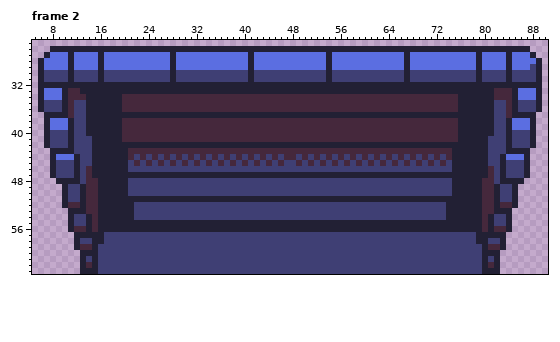
Pixel-art file, stored at assets/imgs/doorway-stairs.ase. Above: the version before the commit.
96x64 pixels, 2 frames. Shown: frame 2: x 5..90, y 25..63.
Now the later version:
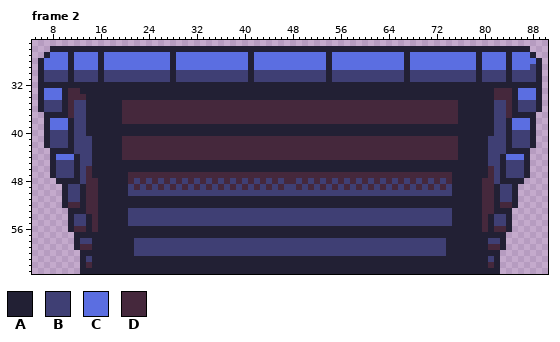
Palette (. is transparent): A #222034  B #3f3f74  C #5b6ee1  D #45283c
Difference:
--- frame 2
@@ x 5..90 @@
 33 .ACCCADDAAAAAAAAAAAAAAAAAAAAAAAAAAAAAAAAAAAAAAAAAAAAAAAAAAAAAAAAAAAAAAAAAAAAADDDACCCA.
-34 .ACCCADDDAAAAAADDDDDDDDDDDDDDDDDDDDDDDDDDDDDDDDDDDDDDDDDDDDDDDDDDDDDDDDAAAAAADDDACCCA.
+34 .ACCCADDDAAAAAAAAAAAAAAAAAAAAAAAAAAAAAAAAAAAAAAAAAAAAAAAAAAAAAAAAAAAAAAAAAAAADDDACCCA.
 35 .ABBBADBBAAAAAADDDDDDDDDDDDDDDDDDDDDDDDDDDDDDDDDDDDDDDDDDDDDDDDDDDDDDDDAAAAAABBDABBBA.
 36 .ABBBADBBAAAAAADDDDDDDDDDDDDDDDDDDDDDDDDDDDDDDDDDDDDDDDDDDDDDDDDDDDDDDDAAAAAABBDABBBA.
-37 ..AAAADBBAAAAAAAAAAAAAAAAAAAAAAAAAAAAAAAAAAAAAAAAAAAAAAAAAAAAAAAAAAAAAAAAAAAABBDAAAA..
+37 ..AAAADBBAAAAAADDDDDDDDDDDDDDDDDDDDDDDDDDDDDDDDDDDDDDDDDDDDDDDDDDDDDDDDAAAAAABBDAAAA..
 38 ..ACCCABBAAAAAADDDDDDDDDDDDDDDDDDDDDDDDDDDDDDDDDDDDDDDDDDDDDDDDDDDDDDDDAAAAAABBACCCA..
-39 ..ACCCABBAAAAAADDDDDDDDDDDDDDDDDDDDDDDDDDDDDDDDDDDDDDDDDDDDDDDDDDDDDDDDAAAAAABBACCCA..
-40 ..ABBBABBAAAAAADDDDDDDDDDDDDDDDDDDDDDDDDDDDDDDDDDDDDDDDDDDDDDDDDDDDDDDDAAAAAABBABBBA..
+39 ..ACCCABBAAAAAAAAAAAAAAAAAAAAAAAAAAAAAAAAAAAAAAAAAAAAAAAAAAAAAAAAAAAAAAAAAAAABBACCCA..
+40 ..ABBBABBAAAAAAAAAAAAAAAAAAAAAAAAAAAAAAAAAAAAAAAAAAAAAAAAAAAAAAAAAAAAAAAAAAAABBABBBA..
 41 ..ABBBABBBAAAAADDDDDDDDDDDDDDDDDDDDDDDDDDDDDDDDDDDDDDDDDDDDDDDDDDDDDDDDAAAAABBBABBBA..
-42 ..ABBBABBBAAAAAAAAAAAAAAAAAAAAAAAAAAAAAAAAAAAAAAAAAAAAAAAAAAAAAAAAAAAAAAAAAABBBABBBA..
-43 ...AAAABBBAAAAAADDDDDDDDDDDDDDDDDDDDDDDDDDDDDDDDDDDDDDDDDDDDDDDDDDDDDDAAAAAABBBAAAA...
-44 ...ACCCABBAAAAAADBDBDBDBDBDBDBDBDBDBDBDBDBDDBDBDBDBDBDBDBDBDBDBDBDBDBDAAAAAABBACCCA...
-45 ...ABBBABBAAAAAABDBDBDBDBDBDBDBDBDBDBDBDBDBBDBDBDBDBDBDBDBDBDBDBDBDBDBAAAAAABBABBBA...
-46 ...ABBBABDAAAAAABBBBBBBBBBBBBBBBBBBBBBBBBBBBBBBBBBBBBBBBBBBBBBBBBBBBBBAAAAAADBABBBA...
-47 ...ABBBABDAAAAAAAAAAAAAAAAAAAAAAAAAAAAAAAAAAAAAAAAAAAAAAAAAAAAAAAAAAAAAAAAAADBABBBA...
-48 ....AAAABDDAAAAABBBBBBBBBBBBBBBBBBBBBBBBBBBBBBBBBBBBBBBBBBBBBBBBBBBBBBAAAAADDBAAAA....
-49 .....ABBADDAAAAABBBBBBBBBBBBBBBBBBBBBBBBBBBBBBBBBBBBBBBBBBBBBBBBBBBBBBAAAAADDABBA.....
+42 ..ABBBABBBAAAAADDDDDDDDDDDDDDDDDDDDDDDDDDDDDDDDDDDDDDDDDDDDDDDDDDDDDDDDAAAAABBBABBBA..
+43 ...AAAABBBAAAAADDDDDDDDDDDDDDDDDDDDDDDDDDDDDDDDDDDDDDDDDDDDDDDDDDDDDDDDAAAAABBBAAAA...
+44 ...ACCCABBAAAAADDDDDDDDDDDDDDDDDDDDDDDDDDDDDDDDDDDDDDDDDDDDDDDDDDDDDDDDAAAAABBACCCA...
+45 ...ABBBABBAAAAAAAAAAAAAAAAAAAAAAAAAAAAAAAAAAAAAAAAAAAAAAAAAAAAAAAAAAAAAAAAAABBABBBA...
+46 ...ABBBABDAAAAAAAAAAAAAAAAAAAAAAAAAAAAAAAAAAAAAAAAAAAAAAAAAAAAAAAAAAAAAAAAAADBABBBA...
+47 ...ABBBABDAAAAAADDDDDDDDDDDDDDDDDDDDDDDDDDDDDDDDDDDDDDDDDDDDDDDDDDDDDDAAAAAADBABBBA...
+48 ....AAAABDDAAAAADBDBDBDBDBDBDBDBDBDBDBDBDBDDBDBDBDBDBDBDBDBDBDBDBDBDBDAAAAADDBAAAA....
+49 .....ABBADDAAAAABDBDBDBDBDBDBDBDBDBDBDBDBDBBDBDBDBDBDBDBDBDBDBDBDBDBDBAAAAADDABBA.....
 50 .....ABBADDAAAAABBBBBBBBBBBBBBBBBBBBBBBBBBBBBBBBBBBBBBBBBBBBBBBBBBBBBBAAAAADDABBA.....
 51 .....ABBADDAAAAAAAAAAAAAAAAAAAAAAAAAAAAAAAAAAAAAAAAAAAAAAAAAAAAAAAAAAAAAAAADDABBA.....
-52 .....ADDADDAAAAAABBBBBBBBBBBBBBBBBBBBBBBBBBBBBBBBBBBBBBBBBBBBBBBBBBBBAAAAAADDADDA.....
-53 ......AAADDAAAAAABBBBBBBBBBBBBBBBBBBBBBBBBBBBBBBBBBBBBBBBBBBBBBBBBBBBAAAAAADDAAA......
-54 ......ABBADAAAAAABBBBBBBBBBBBBBBBBBBBBBBBBBBBBBBBBBBBBBBBBBBBBBBBBBBBAAAAAADABBA......
-55 ......ABBADAAAAAAAAAAAAAAAAAAAAAAAAAAAAAAAAAAAAAAAAAAAAAAAAAAAAAAAAAAAAAAAADABBA......
+52 .....ADDADDAAAAAAAAAAAAAAAAAAAAAAAAAAAAAAAAAAAAAAAAAAAAAAAAAAAAAAAAAAAAAAAADDADDA.....
+53 ......AAADDAAAAABBBBBBBBBBBBBBBBBBBBBBBBBBBBBBBBBBBBBBBBBBBBBBBBBBBBBBAAAAADDAAA......
+54 ......ABBADAAAAABBBBBBBBBBBBBBBBBBBBBBBBBBBBBBBBBBBBBBBBBBBBBBBBBBBBBBAAAAADABBA......
+55 ......ABBADAAAAABBBBBBBBBBBBBBBBBBBBBBBBBBBBBBBBBBBBBBBBBBBBBBBBBBBBBBAAAAADABBA......
 56 ......ADDADAAAAAAAAAAAAAAAAAAAAAAAAAAAAAAAAAAAAAAAAAAAAAAAAAAAAAAAAAAAAAAAADADDA......
-57 .......AAAAABBBBBBBBBBBBBBBBBBBBBBBBBBBBBBBBBBBBBBBBBBBBBBBBBBBBBBBBBBBBBBAAAAA.......
-58 .......ABBAABBBBBBBBBBBBBBBBBBBBBBBBBBBBBBBBBBBBBBBBBBBBBBBBBBBBBBBBBBBBBBAABBA.......
-59 .......ADDABBBBBBBBBBBBBBBBBBBBBBBBBBBBBBBBBBBBBBBBBBBBBBBBBBBBBBBBBBBBBBBBADDA.......
-60 ........AAABBBBBBBBBBBBBBBBBBBBBBBBBBBBBBBBBBBBBBBBBBBBBBBBBBBBBBBBBBBBBBBBAAA........
-61 ........ABABBBBBBBBBBBBBBBBBBBBBBBBBBBBBBBBBBBBBBBBBBBBBBBBBBBBBBBBBBBBBBBBABA........
-62 ........ADABBBBBBBBBBBBBBBBBBBBBBBBBBBBBBBBBBBBBBBBBBBBBBBBBBBBBBBBBBBBBBBBADA........
-63 ........AAABBBBBBBBBBBBBBBBBBBBBBBBBBBBBBBBBBBBBBBBBBBBBBBBBBBBBBBBBBBBBBBBAAA........
+57 .......AAAAAAAAAAAAAAAAAAAAAAAAAAAAAAAAAAAAAAAAAAAAAAAAAAAAAAAAAAAAAAAAAAAAAAAA.......
+58 .......ABBAAAAAAABBBBBBBBBBBBBBBBBBBBBBBBBBBBBBBBBBBBBBBBBBBBBBBBBBBBAAAAAAABBA.......
+59 .......ADDAAAAAAABBBBBBBBBBBBBBBBBBBBBBBBBBBBBBBBBBBBBBBBBBBBBBBBBBBBAAAAAAADDA.......
+60 ........AAAAAAAAABBBBBBBBBBBBBBBBBBBBBBBBBBBBBBBBBBBBBBBBBBBBBBBBBBBBAAAAAAAAA........
+61 ........ABAAAAAAAAAAAAAAAAAAAAAAAAAAAAAAAAAAAAAAAAAAAAAAAAAAAAAAAAAAAAAAAAAABA........
+62 ........ADAAAAAAAAAAAAAAAAAAAAAAAAAAAAAAAAAAAAAAAAAAAAAAAAAAAAAAAAAAAAAAAAAADA........
+63 ........AAAAAAAAAAAAAAAAAAAAAAAAAAAAAAAAAAAAAAAAAAAAAAAAAAAAAAAAAAAAAAAAAAAAAA........
Pixel boxes of the changes (left, top, right, bottom) in both pictures:
changed: (98, 94, 482, 274)
